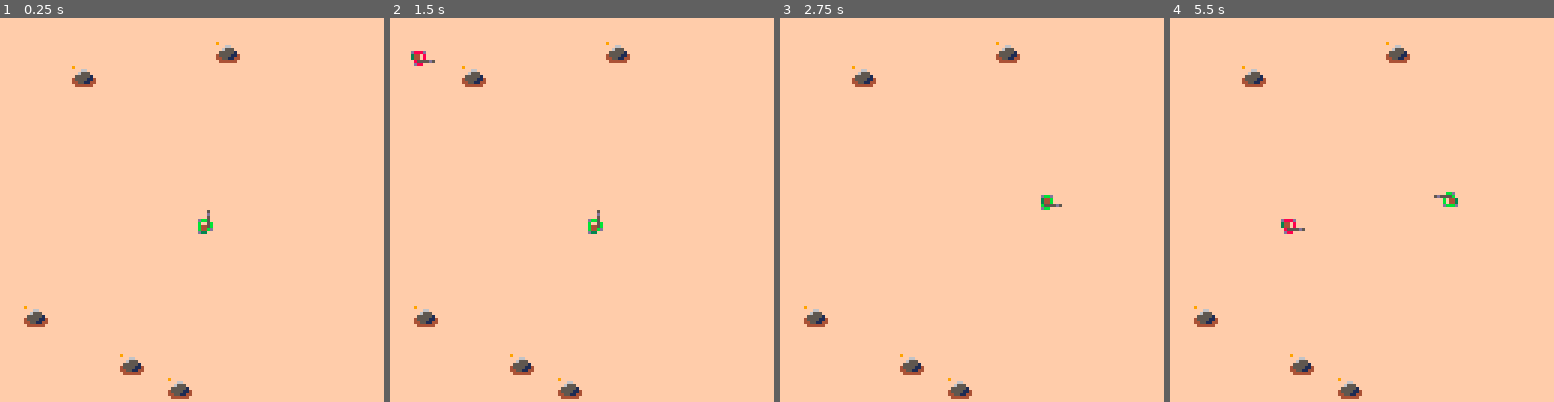
Above: before the commit, frames 1-4 (left to right).
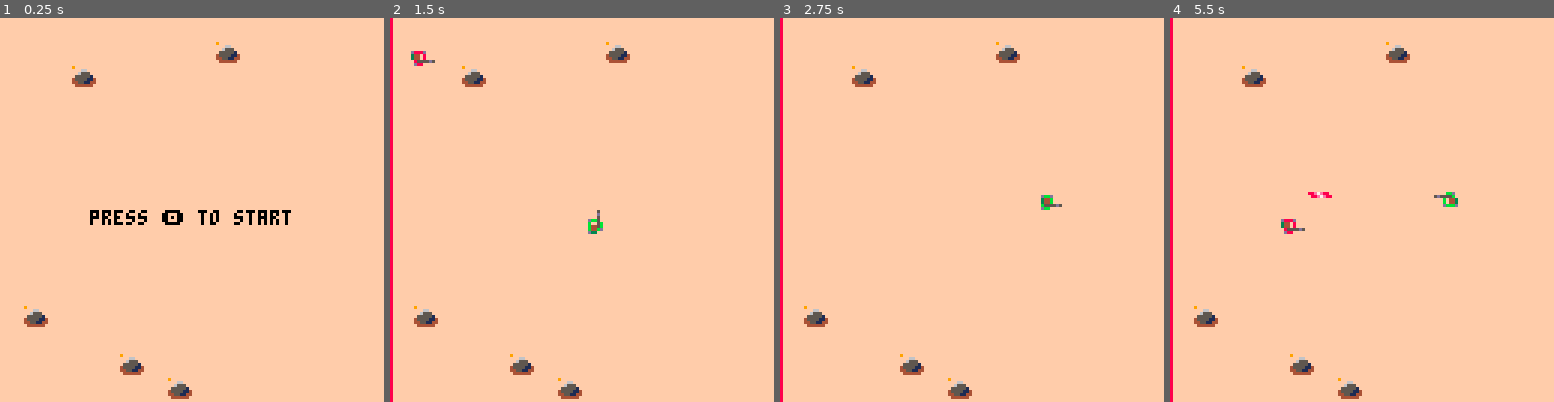
Above: after the commit, the same moments.

Repository: eduszesz/shmup
Game: PICO-8 cartridge topshooter.p8
Same seed, same stepped clock (60 frames per second), same inputs: the game is played once before the commit and once after it.
Inputs:
- Up to frame 1 (0.25 s): no input
- Up to frame 2 (1.5 s): tap X (X key) at 0.33, 1.07 s; tap O (Z key) at 0.7 s
- Up to frame 3 (2.75 s): hold Right 1.6-2.1 s; tap O (Z key) at 1.7, 2.1, 2.5 s; tap X (X key) at 1.85 s; hold Up 2.15-2.42 s; hold Right from 2.47 s (still down)
- Up to frame 4 (5.5 s): tap O (Z key) every 0.4 s from 2.9 to 5.3 s; tap X (X key) at 2.97, 4.08, 5.2 s; release Right at 3.03 s; hold Left 3.08-3.58 s; hold Down 3.63-3.97 s; hold Right 4.02-4.68 s; hold Up 4.73-5.03 s; hold Left from 5.08 s (still down)

The runs differ from the first frame. In frame 1, 1.0% of the frame differs, in the area x 23-76%, y 50-57%; in frame 2, 0.8%; in frame 3, 0.8%; in frame 4, 0.9%.

Commit message:
basic state machine, player and enemy collision, first experiment with map creation

Diff:
--- a/topshooter.p8
+++ b/topshooter.p8
@@ -6,6 +6,50 @@
 
 function _init()
 	t=0
+	initialize()
+	mkrocks()
+	mkmap()
+end
+
+function _update()
+	t+=1
+
+	if state=="start" then
+		if btnp(🅾️) then
+			state="game"
+		end
+	end
+
+	if state=="game" then
+		update_game()
+	end
+
+	if state=="over" then
+		if btnp(🅾️) then
+			state="start"
+			initialize()
+		end
+	end
+
+end
+
+function _draw()
+	cls(15)
+	map()
+	if state=="start" then
+		print("press 🅾️ to start",30,64,0)
+	end
+
+	if state=="game" then
+		draw_game()
+	end
+
+	if state=="over" then
+		print("press 🅾️ to play again",20,64,0)
+	end
+end
+
+function initialize()
 	frate=3
 	state="start"
 	p={x=64,
@@ -21,15 +65,13 @@
 				box={x1=2,y1=2,x2=5,y2=5}}
 	bullets={}
 	smoke={}
-	mkrocks()
 	enemies={}
 	explosions={}
 	sparks={}
 	corpses={}
 end
 
-function _update()
-	t+=1
+function update_game()
 	for e in all(enemies) do
 		invencible(e)
 	end
@@ -42,9 +84,7 @@
 	upcorpses()
 end
 
-function _draw()
-	cls(15)
-	map()
+function draw_game()
 	drbullets()
 	drcorpses()
 	drenemies()
@@ -107,29 +147,50 @@
 					for i=1,rnd(5)+5 do
 						mrsparks(p.x+4,p.y+4)
 					end
-					if p.h<0 then
+					if p.h<1 then
 						mkexplosions(p.x+4,p.y+4)
 						mkcorpses(p.x,p.y,p)
+						p.x,p.y=-500,-500
 					end
 				end
 		end
 	end
 
-	p.x+=p.dx
-	p.y+=p.dy
+	for e in all(enemies) do
+		if coll(p,e) then
+			if p.x-e.x>0 then
+				p.x+=2
+			else
+				p.x-=2
+			end
+			if p.y-e.y>0 then
+				p.y+=2
+			else
+				p.y-=2
+			end
+		end
+	end
+
+	if p.h>0 then
+		p.x+=p.dx
+		p.y+=p.dy
+	end
 end
 
 function drplayer()
-	aniwalk(p)
-	if p.inv then
-		for i=0,15 do
-			if t%4<2 then
-				pal(i,7)
-			end
-			aniwalk(p)
-		end
-	end
-	pal()
+	if p.h>0 then
+		aniwalk(p)
+		if p.inv then
+			for i=0,15 do
+				if t%4<2 then
+					pal(i,7)
+				end
+				aniwalk(p)
+			end
+		end
+		pal()
+	end
+	line(0,128,0,128-12.8*p.h,8)
 end
 
 function updbullets()
@@ -282,7 +343,7 @@
 		end
 		enedir(e)
 		if e.dx!=0 and
-			e.tsk=="walk" and abs(e.x-p.x)<3 then
+			e.tsk=="walk" and abs(e.x-p.x)<7 then
 			e.tsk="fire"
 			if e.y>p.y then
 				e.dy=-1
@@ -295,7 +356,7 @@
 		end
 
 		if e.dx==0 and
-			e.tsk=="walk" and abs(e.y-p.y)<3 then
+			e.tsk=="walk" and abs(e.y-p.y)<7 then
 			e.tsk="fire"
 			if e.x>p.x then
 				e.dx=-1
@@ -455,6 +516,9 @@
 		end
 		if cr.t<0 then
 			mset((cr.x+4)/8,(cr.y+4)/8,14)
+			if cr.id=="player"then
+				state="over"
+			end
 			del(corpses,cr)
 		end
 	end
@@ -472,6 +536,16 @@
 	end
 end
 
+function mkmap()
+	for y=0,7 do
+		for x=120,127 do
+			if sget(x,y)==15 then
+				mset(x-120,y,15)
+			end
+		end
+	end
+end
+
 --collision map entities
 function hit(x,y,w,h,flag)
 	local f=flag
@@ -511,30 +585,30 @@
  return true
 end
 __gfx__
-0000000000000500000000000000000000000bbd00033d00db33d000000000000000000000008000000000000000000000000000000000000000000000000000
-0000000000000d00000000500000bbd005d5555b0db44b00b544b000000000000000000000088000000000000800440007006600000066000006000000000000
-0070070000000500000000d05d5555b00000b4430b544b00b544b000dbbbd000000000000008e000000000000de3440006076600060066000006600000000000
-0007700000dbb50000000050000b04430000b4430b500b0005bbd0003440b000dbbd0000000ef00088efe8800033000000770000007700000000000000000000
-0007700000b005b0000dbb50000b04430000dbbd005bbd00050000003440b000344b0000000fe000088efe880e33d05000776700000060000006000000000000
-0070070000b445b0000b445b000dbbbd00000000005000000d0000000b5555d5344b0000000e800000000000088ee50007700000007000000000000000000000
-0000000000b44bd0000b445b000000000000000000d00000050000000dbb0000b5555d5000088000000000008085508070700000000000000000000000000000
-0000000000d33000000d33bd0000000000000000005000000000000000000000dbb0000000080000000000000058050000570000000000000000000000000000
-00000000000000000000000000000000000000000000000000000000000000000000000000000000000000000000000000000000000000000000000000000000
-00000000000000000000000000000000000000000000000000000000000000000000000000000000000000000000000000000000000000000000000000000000
-00000000000000000000000000000000000000000000000000000000000000000000000000000000000000000000000000000000000000000000000000000000
-00000000000000000000000000000000000000000000000000000000000000000000000000000000000000000000000000000000000000000000000000000000
-00000000000000000000000000000000000000000000000000000000000000000000000000000000000000000000000000000000000000000000000000000000
-00000000000000000000000000000000000000000000000000000000000000000000000000000000000000000000000000000000000000000000000000000000
-00000000000000000000000000000000000000000000000000000000000000000000000000000000000000000000000000000000000000000000000000000000
-00000000000000000000000000000000000000000000000000000000000000000000000000000000000000000000000000000000000000000000000000000000
-00000000000000000000000000000000000000000000000000000000000000000000800000000000000000000000000000000000000000000000000000000000
-00000000000000000000000000000000000000000000000000000000000000000008800000000000000000000000000000000000000000000000000000000000
-00000000000000000000000000000000000000000000000000000000000000000008e00000000000000000000000000000088000000880000000000000000000
-0000000000000000000000000000000000000000000000000000000000000000000ef00088efe8800000000000000000008ea8000089e8000000000000000000
-0000000000000000000000000000000000000000000000000000000000000000000fe000088efe8800000000000000000089e800008ea8000000000000000000
-0000000000000000000000000000000000000000000000000000000000000000000e800000000000000000000000000000088000000880000000000000000000
-00000000000000000000000000000000000000000000000000000000000000000008800000000000000000000000000000000000000000000000000000000000
-00000000000000000000000000000000000000000000000000000000000000000008000000000000000000000000000000000000000000000000000000000000
+0000000000000500000000000000000000000bbd00033d00db33d0000000000000000000000080000000000000000000000000000000000000000000ffffffff
+0000000000000d00000000500000bbd005d5555b0db44b00b544b0000000000000000000000880000000000008004400070066000000660000060000f000000f
+0070070000000500000000d05d5555b00000b4430b544b00b544b000dbbbd000000000000008e000000000000de34400060766000600660000066000f000000f
+0007700000dbb50000000050000b04430000b4430b500b0005bbd0003440b000dbbd0000000e700088e7e88000330000007700000077000000000000f000000f
+0007700000b005b0000dbb50000b04430000dbbd005bbd00050000003440b000344b00000007e000088e7e880e33d050007767000000600000060000f000000f
+0070070000b445b0000b445b000dbbbd00000000005000000d0000000b5555d5344b0000000e800000000000088ee500077000000070000000000000f000000f
+0000000000b44bd0000b445b000000000000000000d00000050000000dbb0000b5555d50000880000000000080855080707000000000000000000000f000000f
+0000000000d33000000d33bd0000000000000000005000000000000000000000dbb00000000800000000000000580500005700000000000000000000ffffffff
+00000000000000000000000000000000000000000000000000000000000000000000000000000000000000000000000000000000000000000000000000000000
+00000000000000000000000000000000000000000000000000000000000000000000000000000000000000000000000000000000000000000000000000000000
+00000000000000000000000000000000000000000000000000000000000000000000000000000000000000000000000000000000000000000000000000000000
+00000000000000000000000000000000000000000000000000000000000000000000000000000000000000000000000000000000000000000000000000000000
+00000000000000000000000000000000000000000000000000000000000000000000000000000000000000000000000000000000000000000000000000000000
+00000000000000000000000000000000000000000000000000000000000000000000000000000000000000000000000000000000000000000000000000000000
+00000000000000000000000000000000000000000000000000000000000000000000000000000000000000000000000000000000000000000000000000000000
+00000000000000000000000000000000000000000000000000000000000000000000000000000000000000000000000000000000000000000000000000000000
+00000000000000000000000000000000000000000000000000000000000000000000000000000000000000000000000000000000000000000000000000000000
+00000000000000000000000000000000000000000000000000000000000000000000000000000000000000000000000000000000000000000000000000000000
+00000000000000000000000000000000000000000000000000000000000000000000000000000000000000000000000000000000000000000000000000000000
+00000000000000000000000000000000000000000000000000000000000000000000000000000000000000000000000000000000000000000000000000000000
+00000000000000000000000000000000000000000000000000000000000000000000000000000000000000000000000000000000000000000000000000000000
+00000000000000000000000000000000000000000000000000000000000000000000000000000000000000000000000000000000000000000000000000000000
+00000000000000000000000000000000000000000000000000000000000000000000000000000000000000000000000000000000000000000000000000000000
+00000000000000000000000000000000000000000000000000000000000000000000000000000000000000000000000000000000000000000000000000000000
 9fffffff000000000000000000000000000000000000000000000000000000000000000000000000000000000000000000000000000000000000000000000000
 fff66fff000000000000000000000000000000000000000000000000000000000000000000000000000000000000000000000000000000000000000000000000
 ff6555ff000000000000000000000000000000000000000000000000000000000000000000000000000000000000000000000000000000000000000000000000
